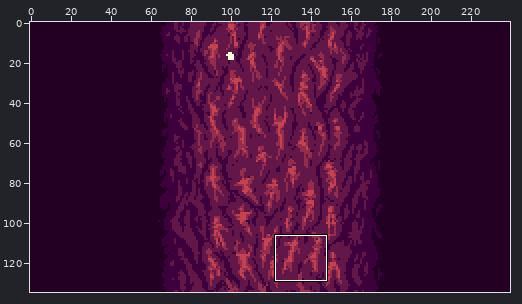
Two versions of one sprite sheet, Assets/graphics/backgrounds/Background_02.png. The first picture is a wide view before the edit; the outline marks the close-up.
Close-up. Earlier state:
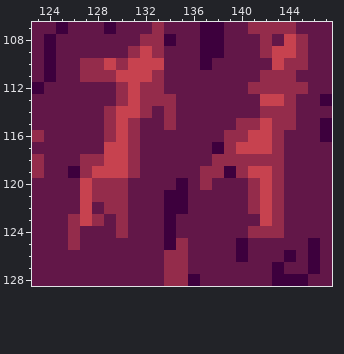
The file is 240x135 pixels. Shown: x 123..147, y 107..128. The commit also changed other parts of the picture, which this record leaves out.
The result:
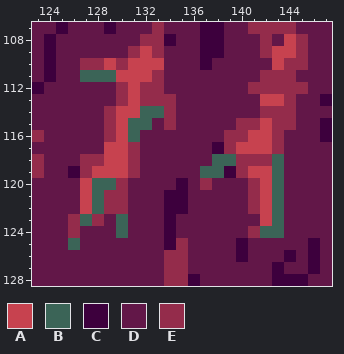
Palette (. is transparent): A #c7424f  B #3b6457  C #3d003d  D #621748  E #942c4b
Changes in this commit:
@@ x 123..147 @@
 110 DCDDEEAEAAADDDCDDDDDAEEDD
-111 DCDDEEEAAAEDDDDDDDDEEEDDD
+111 DCDDBBBAAAEDDDDDDDDEEEDDD
 112 CDDDDDDEAEEDDDDDDDEEEEEDD
 113 DDDDDDDEAEEEDDDDDDDAAEDDC
-114 DDDDDDEAAEDEDDDDDDDEEEDDD
-115 DDDDDDEAEDDEDDDDDEEAEEDDC
-116 EDDDDDEAEDDDDDDDEEAAEDDDC
+114 DDDDDDEAABBEDDDDDDDEEEDDD
+115 DDDDDDEABBDEDDDDDEEAEEDDC
+116 EDDDDDEABDDDDDDDEEAAEDDDC
 117 DDDDDDAAEDDDDDDCEAAAEDDDD
-118 EDDDEEAAEDDDDDDEEEEEEDDDD
-119 EDDCEAAAEDDDDDEECEAAEDDDD
-120 DDDDAEEEDDDDCDEDDDEAEDDDD
-121 DDDDAEEEDDDCCDDDDDEAEDDDD
-122 DDDDADEEDDDCCDDDDDEAEDDDD
-123 DDDEAEDEDDDCDDDDDDDAEDDDD
-124 DDDEDDDEDDDCDDDDDDEEEDDDD
-125 DDDEDDDDDDDCEDDDDCDDDDDCD
+118 EDDDEEAAEDDDDDDBBEEEBDDDD
+119 EDDCEAAAEDDDDDBBCEAABDDDD
+120 DDDDABBEDDDDCDEDDDEABDDDD
+121 DDDDABEEDDDCCDDDDDEABDDDD
+122 DDDDABEEDDDCCDDDDDEABDDDD
+123 DDDEBEDBDDDCDDDDDDDABDDDD
+124 DDDEDDDBDDDCDDDDDDEBBDDDD
+125 DDDBDDDDDDDCEDDDDCDDDDDCD
 126 DDDDDDDDDDDEEDDDDCDDDCDCD
